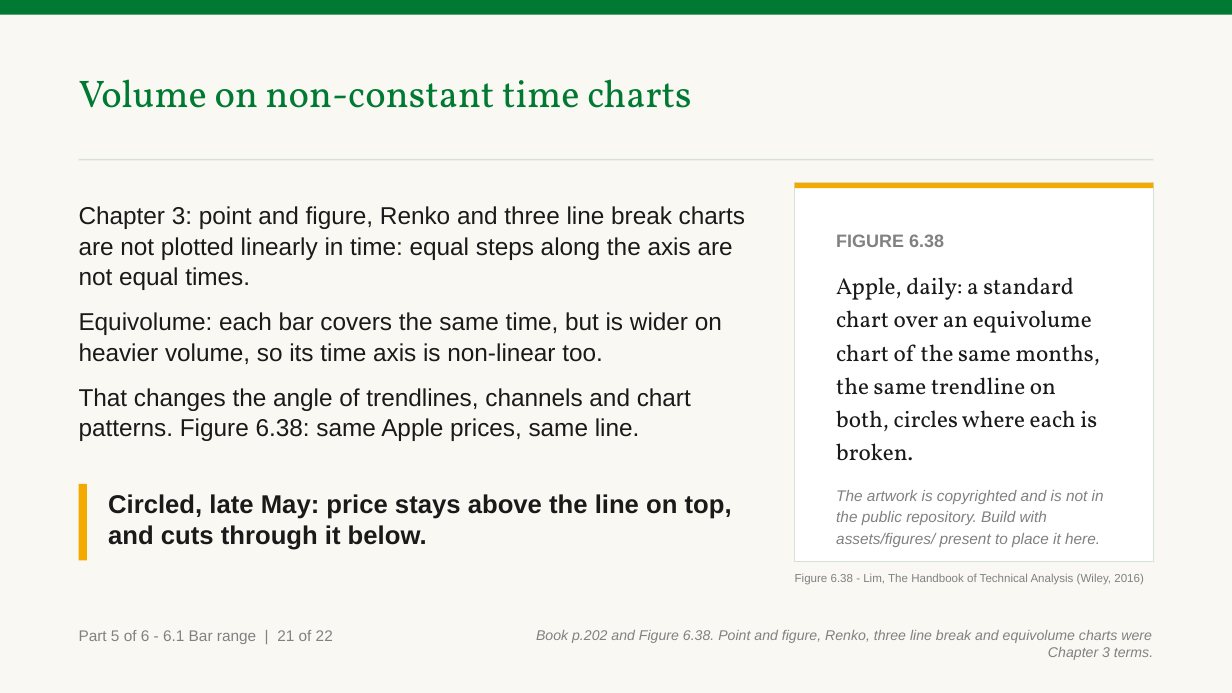
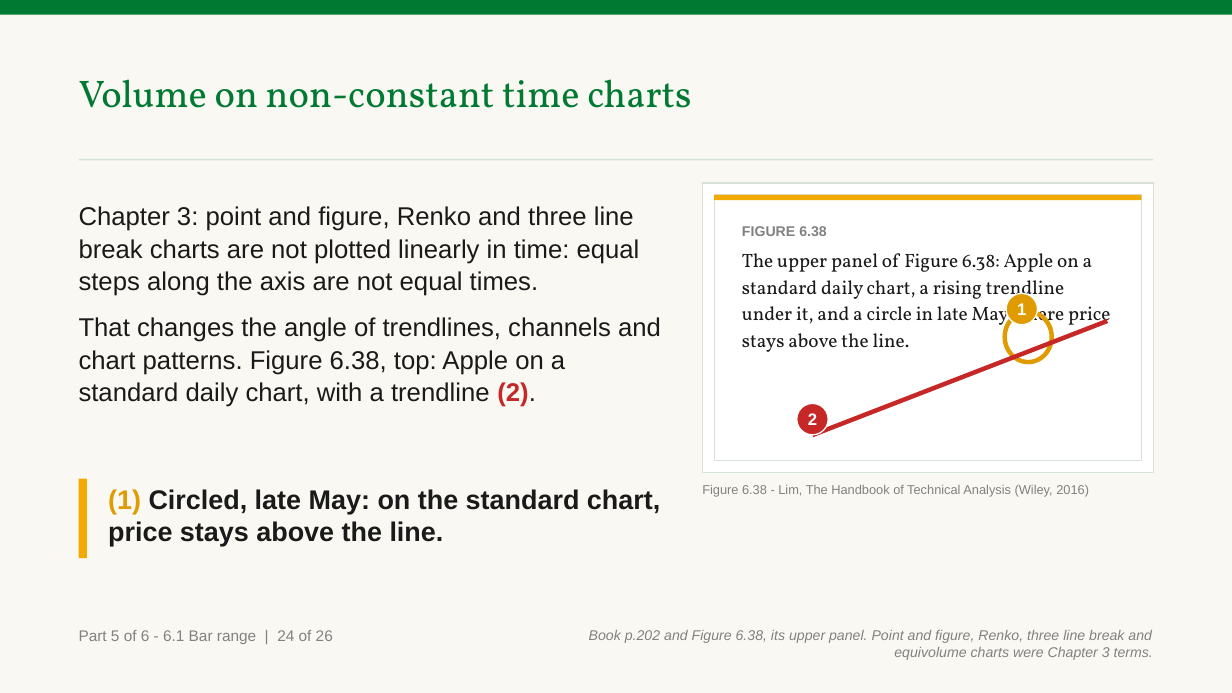
Before and after one commit to benjiesotelo-sudo/Telos_FIN1209, a slide deck: slide 169 of chapter-06/FIN1209-Chapter-06.pptx (slide 166 before the commit). Drawn at 1232x693 pixels with LibreOffice and Linux fonts; fonts in the diff are those of the drawing. Boxes give left, top, right and bottom in pixels: in the first picture for what was removed or moved away, otherwise in the second. Text is boxed around its words. In the diff, an @@ line names an element or a change of style, - is before the commit and + after.

```diff
--- a/chapter-06/FIN1209-Chapter-06.pptx
+++ b/chapter-06/FIN1209-Chapter-06.pptx
@@ text at box(79, 206, 640, 296): size 19 to 20 pt in "Chapter 3: point and figure, Renko and ..." @@
@@ rectangle: place and size @@
-rectangle at box(795, 183, 1153, 562)
+rectangle at box(702, 183, 1153, 472)
@@ rectangle: place and size @@
-rectangle at box(795, 183, 1153, 189)
+rectangle at box(714, 195, 1141, 201)
@@ rectangle added at box(714, 195, 1141, 460), fill #FFFFFF, outline #D7E0D9 1 pt @@
@@ text added at box(742, 226, 1111, 352), 15 pt, text #1A1A1A @@
+FIGURE 6.38
+The upper panel of Figure 6.38: Apple on a standard daily chart, a rising trendline under it, and a circle in late May where price stays above the line.
@@ text removed at box(836, 234, 1104, 547) @@
-FIGURE 6.38
-Apple, daily: a standard chart over an equivolume chart of the same months, the same trendline on both, circles where each is broken.
-The artwork is copyrighted and is not in the public repository. Build with assets/figures/ present to place it here.
@@ ellipse added at box(1006, 293, 1038, 324), fill #E09B00, outline #FFFFFF 1 pt, 13 pt, text #FFFFFF, bold @@
+1
@@ text at box(79, 317, 661, 407): text changed; size 19 to 20 pt @@
-Equivolume: each bar covers the same time, but is wider on heavier volume, so its time axis is non-linear too.
-That changes the angle of trendlines, channels and chart patterns. Figure 6.38: same Apple prices, same line.
+That changes the angle of trendlines, channels and chart patterns. Figure 6.38, top: Apple on a standard daily chart, with a trendline (2).
@@ line added from (812, 435) to (1107, 321), #C62828 3.5 pt @@
@@ ellipse added at box(1005, 311, 1052, 362), outline #E09B00 3.5 pt @@
@@ ellipse added at box(797, 404, 828, 435), fill #C62828, outline #FFFFFF 1 pt, 13 pt, text #FFFFFF, bold @@
+2
@@ rectangle: place and size @@
-rectangle at box(79, 484, 87, 561)
+rectangle at box(79, 479, 87, 558)
@@ text at box(108, 489, 660, 546): text changed; size 20 to 21 pt @@
-Circled, late May: price stays above the line on top, and cuts through it below.
+(1) Circled, late May: on the standard chart, price stays above the line.
@@ text "Figure 6.38 - Lim, The ...": place and size @@
-text "Figure 6.38 - Lim, The ..." at box(795, 573, 1144, 585)
+text "Figure 6.38 - Lim, The ..." at box(702, 485, 1089, 497)
@@ text "Figure 6.38 - Lim, The ..." at box(702, 485, 1089, 497): size 9 to 10 pt @@
@@ text at box(79, 630, 333, 644): text changed @@
-Part 5 of 6 - 6.1 Bar range | 21 of 22
+Part 5 of 6 - 6.1 Bar range | 24 of 26
@@ text at box(589, 630, 1153, 660): text changed @@
-Book p.202 and Figure 6.38. Point and figure, Renko, three line break and equivolume charts were Chapter 3 terms.
+Book p.202 and Figure 6.38, its upper panel. Point and figure, Renko, three line break and equivolume charts were Chapter 3 terms.
```
Also in this commit, not shown: 49 other slides changed, 11 slides added, 3 other files.
